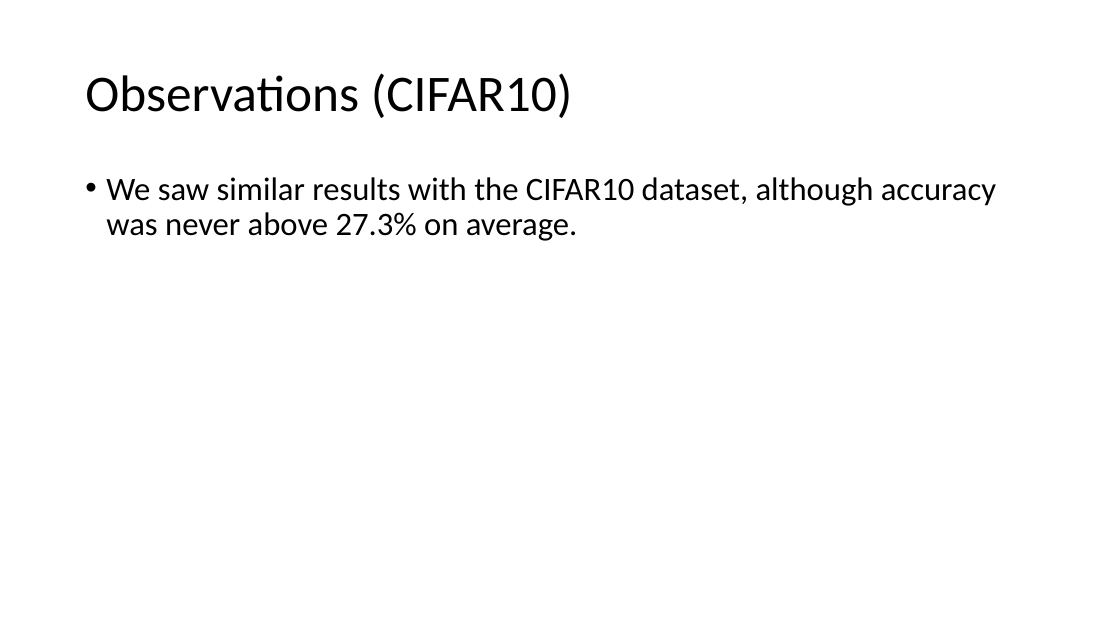
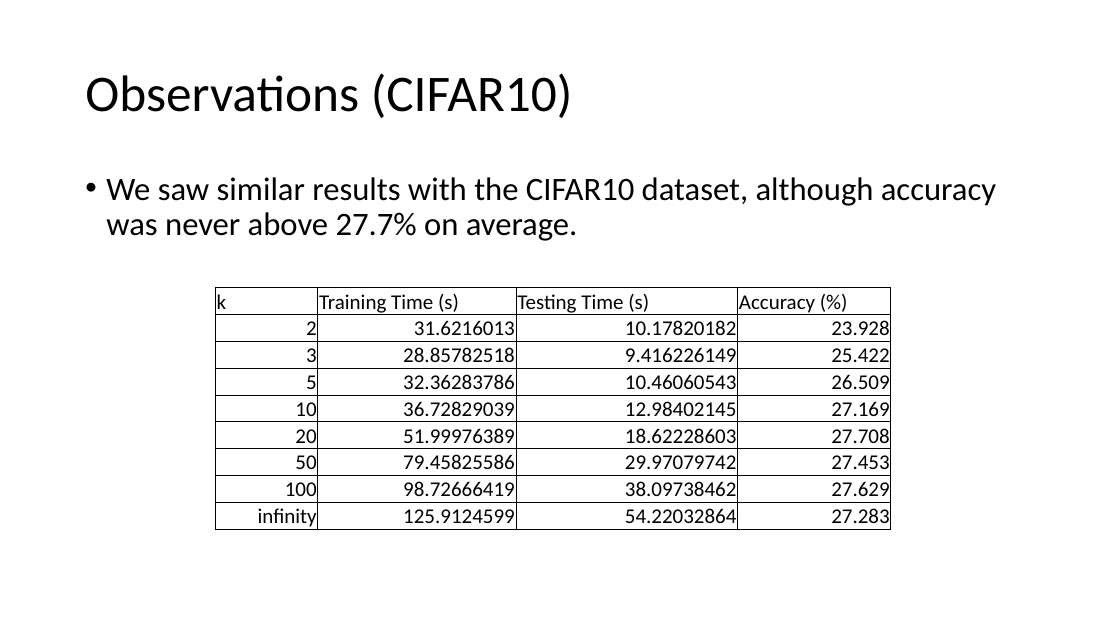
Before and after one commit to jayricco/AIFinalProject, a slide deck: slide 8 of Project/aipresentation.pptx (slide 7 before the commit). Drawn at 1120x630 pixels with LibreOffice and Linux fonts; fonts in the diff are those of the drawing. Boxes give left, top, right and bottom in pixels: in the first picture for what was removed or moved away, otherwise in the second. Text is boxed around its words. In the diff, an @@ line names an element or a change of style, - is before the commit and + after.

```diff
--- a/Project/aipresentation.pptx
+++ b/Project/aipresentation.pptx
@@ text at (x1=106, y1=177, x2=996, y2=241): text changed @@
-• We saw similar results with the CIFAR10 dataset, although accuracy was never above 27.3% on average.
+• We saw similar results with the CIFAR10 dataset, although accuracy was never above 27.7% on average.
@@ table added at (x1=216, y1=288, x2=891, y2=534), 9 rows, 4 columns @@
+k | Training Time (s) | Testing Time (s) | Accuracy (%)
+2 | 31.6216013 | 10.17820182 | 23.928
+3 | 28.85782518 | 9.416226149 | 25.422
+5 | 32.36283786 | 10.46060543 | 26.509
+10 | 36.72829039 | 12.98402145 | 27.169
+20 | 51.99976389 | 18.62228603 | 27.708
+50 | 79.45825586 | 29.97079742 | 27.453
+100 | 98.72666419 | 38.09738462 | 27.629
+infinity | 125.9124599 | 54.22032864 | 27.283
```
Also in this commit, not shown: 6 other slides changed, 1 slide added, 4 other files.
